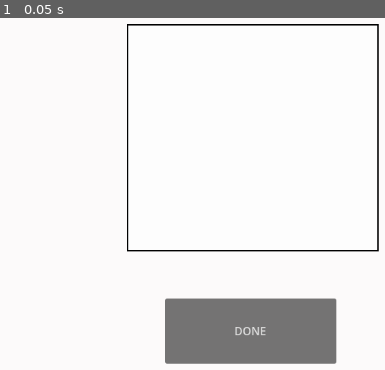
Above: before the commit, frame 1.
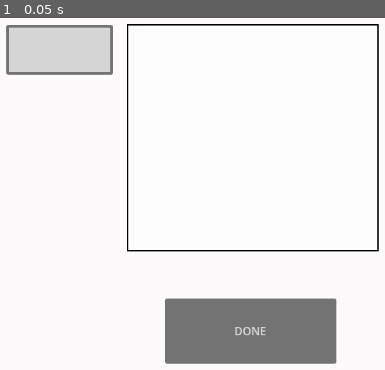
Above: after the commit, the same moment.

Repository: gracen-greenburg/Research_Milestone_Godot
Game: Godot game, scene res://scenes/Drawing_Screen.tscn
Same seed, same stepped clock (60 frames per second), same inputs: the game is played once before the commit and once after it.
Inputs:
- Up to frame 1 (0.05 s): no input

The runs differ from the first frame. In frame 1, 3.9% of the frame differs, in the area x 1-30%, y 1-17%.

Commit message:
Adding ColorPickerButton functionality

Diff:
--- a/scenes/Drawing_Screen.tscn
+++ b/scenes/Drawing_Screen.tscn
@@ -1,6 +1,7 @@
 [gd_scene format=3 uid="uid://cskntypo1reya"]
 
-[ext_resource type="Script" uid="uid://chhhq4n3crhv6" path="res://scenes/drawing_box.gd" id="1_rnmmr"]
+[ext_resource type="Script" uid="uid://bpt4tysngq5ay" path="res://scenes/drawing_screen.gd" id="1_p7msb"]
+[ext_resource type="Script" uid="uid://chhhq4n3crhv6" path="res://scripts/drawing_box.gd" id="1_rnmmr"]
 
 [sub_resource type="StyleBoxFlat" id="StyleBoxFlat_7u4rd"]
 bg_color = Color(0.99116415, 0.99116427, 0.99116415, 1)
@@ -22,6 +23,7 @@
 	#THIS TAKES THE SIGNAL FROM node_2d AND CONNECTS IT
 	# so we can use the button there to send a signal to here to save the drawing as a png
 	saveButton.drawing_done.connect(_on_drawing_done)
+
 	pass # Replace with function body.
 
 func _on_drawing_done():
@@ -68,6 +70,7 @@
 "
 
 [node name="Node2D" type="Node2D" unique_id=1605858643]
+script = ExtResource("1_p7msb")
 
 [node name="drawingBox" type="Panel" parent="." unique_id=1591529685]
 clip_contents = true
@@ -93,3 +96,11 @@
 offset_bottom = 610.0
 text = "DONE"
 script = SubResource("GDScript_p7msb")
+
+[node name="ColorPickerButton" type="ColorPickerButton" parent="." unique_id=374930343]
+offset_left = 244.0
+offset_top = 121.0
+offset_right = 398.0
+offset_bottom = 193.0
+text = "Pick a color!"
+color = Color(0.8352941, 0.8352941, 0.8352941, 1)
--- /dev/null
+++ b/scenes/drawing_screen.gd
@@ -0,0 +1,11 @@
+extends Node2D
+
+### CONNECTING THE DRAWING BOX TO THE COLOR PICKER
+@onready var drawing_box = $drawingBox
+@onready var color_picker = $ColorPickerButton
+
+func _ready() -> void:
+	color_picker.color_changed.connect(_on_color_changed)
+
+func _on_color_changed(color: Color) -> void:
+	drawing_box.set_Color(color) # sets the color for the next line
--- a/scenes/drawing_box.gd
+++ b/scripts/drawing_box.gd
@@ -8,6 +8,8 @@
 # ------
 var _pressed: bool = false #not being pressed yet
 var _current_line: Line2D = null
+# change colors through a color picker:
+var current_Color: Color = Color.BLUE
 
 func _input(event: InputEvent) -> void:
 	if event is InputEventMouseButton:
@@ -16,7 +18,7 @@
 
 			if _pressed:
 				_current_line = Line2D.new()
-				_current_line.default_color = Color.BLUE
+				_current_line.default_color = current_Color #using a var instead of hard coding the blue into here
 				_current_line.width = 4
 				_lines.add_child(_current_line)
 				_current_line.add_point(event.position)
@@ -29,7 +31,9 @@
 	print("TEST DRAWING BOX: IT WORKS AND IT'S Done!")
 	drawing_done.emit()
 
-# Adding a button to save the game
+# Picking a color --> using the colorpicking button
+func set_Color(color: Color) -> void:
+	current_Color = color
 
 # Called every frame. 'delta' is the elapsed time since the previous frame.
 func _process(delta: float) -> void:
--- a/scripts/node_2d.gd
+++ /dev/null
@@ -1,32 +0,0 @@
-extends Node2D
-
-@onready var _lines: Node2D = $Line2D
-
-# Following the Draw Tutorial
-# ------
-var _pressed: bool = false #not being pressed yet
-var _current_line: Line2D = null
-
-func _input(event: InputEvent) -> void:
-	if event is InputEventMouseButton:
-		if event.button_index == MOUSE_BUTTON_LEFT: #WHEN THE LEFT MOUSE BUTTON IS PRESSED --> adds all these points in a line
-			_pressed = event.pressed
-
-			if _pressed:
-				_current_line = Line2D.new()
-				_current_line.default_color = Color.BLUE
-				_current_line.width = 4
-				_lines.add_child(_current_line)
-				_current_line.add_point(event.position)
-
-	elif event is InputEventMouseMotion and _pressed:
-		_current_line.add_point(event.position)
-# ------
-
-# Adding a button to save the game
-
-
-
-# Called every frame. 'delta' is the elapsed time since the previous frame.
-func _process(delta: float) -> void:
-	pass
Binary file changed: output/img.png
Not shown, added: scenes/drawing_screen.gd.uid
Renamed: scenes/drawing_box.gd.uid -> scripts/drawing_box.gd.uid
Not shown, removed: scripts/node_2d.gd.uid
